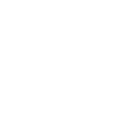
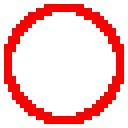
Layer changes from the first 128 × 128 image to the second:
added layer "貼り付けられたレイヤー コピー" above "貼り付けられたレイヤー" over [4, 4, 124, 124]
